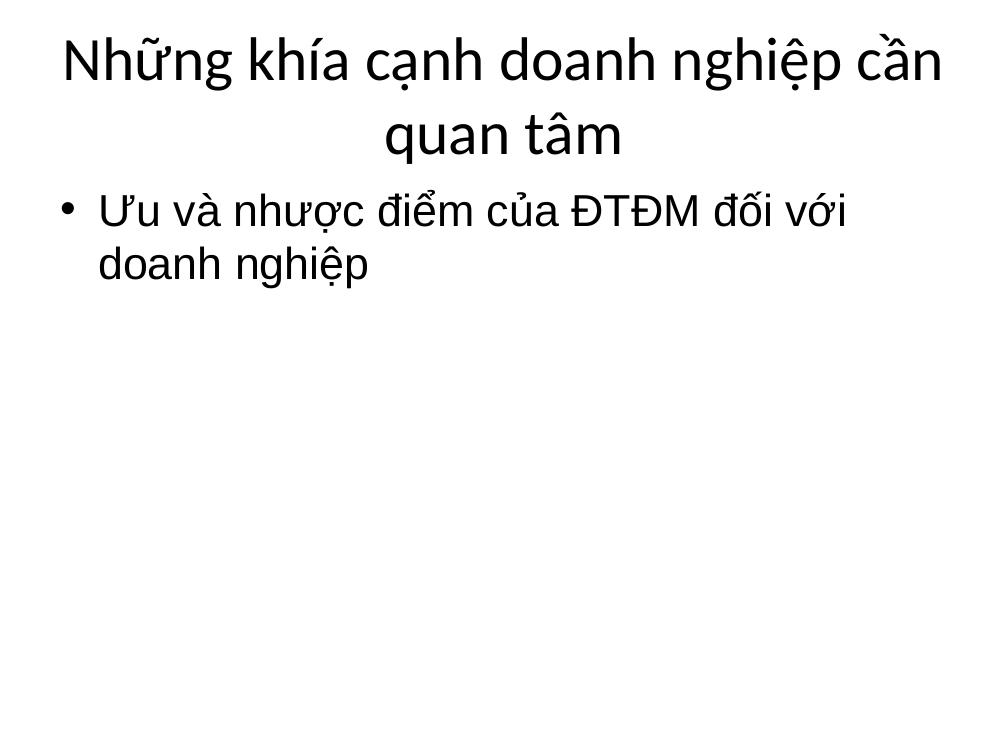
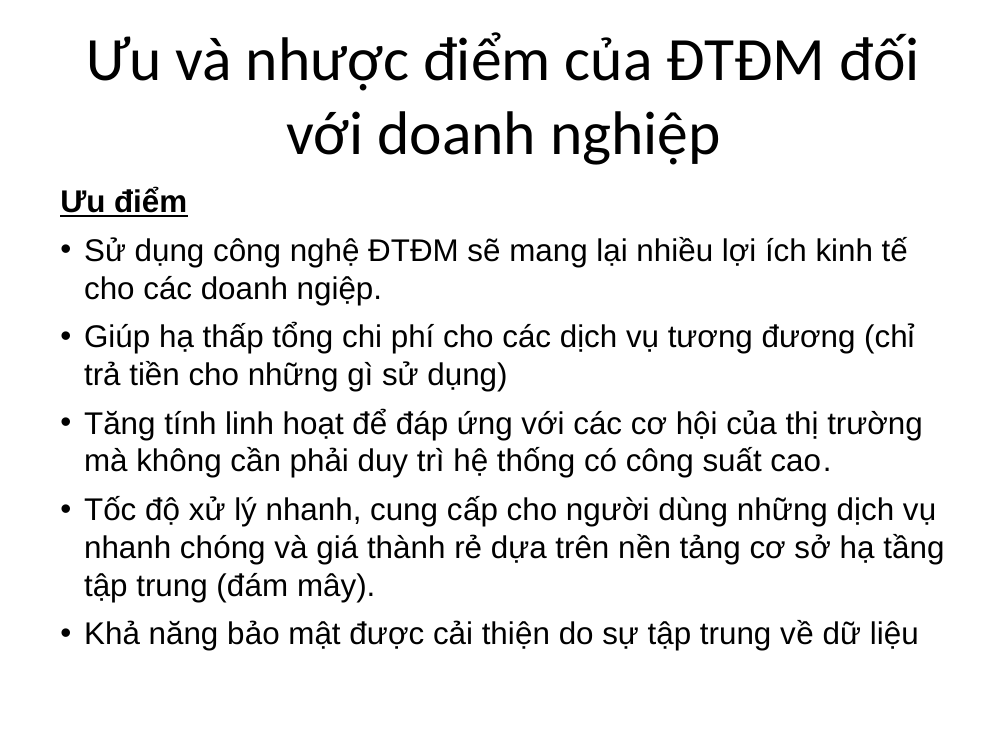
Before and after one commit to ndlongit/longnd-data, a slide deck: slide 6 of Temp/Bai tap ky nang - NDL.ppt. Drawn at 1008x756 pixels with LibreOffice and Linux fonts; fonts in the diff are those of the drawing. Boxes give left, top, right and bottom in pixels: in the first picture for what was removed or moved away, otherwise in the second. Text is boxed around its words. In the diff, an @@ line names an element or a change of style, - is before the commit and + after.

```diff
--- a/Temp/Bai tap ky nang - NDL.ppt
+++ b/Temp/Bai tap ky nang - NDL.ppt
@@ title "Ưu và nhược điểm của ...": place and size @@
-title "Ưu và nhược điểm của ..." at [98,191,848,288]
+title "Ưu và nhược điểm của ..." at [87,32,920,165]
@@ title "Ưu và nhược điểm của ..." at [87,32,920,165]: size 32 to 44 pt, font Arial to Calibri; alignment left to centre; bullet • to none; less space between paragraphs; vertical alignment top to middle @@
@@ title removed at [63,33,944,164] @@
-Những khía cạnh doanh nghiệp cần quan tâm
@@ text added at [60,187,944,650], 22.4 pt, text #000000 @@
+Ưu điểm
+• Sử dụng công nghệ ĐTĐM sẽ mang lại nhiều lợi ích kinh tế cho các doanh ngiệp.
+• Giúp hạ thấp tổng chi phí cho các dịch vụ tương đương (chỉ trả tiền cho những gì sử dụng)
+• Tăng tính linh hoạt để đáp ứng với các cơ hội của thị trường mà không cần phải duy trì hệ thống có công suất cao.
+• Tốc độ xử lý nhanh, cung cấp cho người dùng những dịch vụ nhanh chóng và giá thành rẻ dựa trên nền tảng cơ sở hạ tầng tập trung (đám mây).
+• Khả năng bảo mật được cải thiện do sự tập trung về dữ liệu
```
Also in this commit, not shown: 3 slides added.
